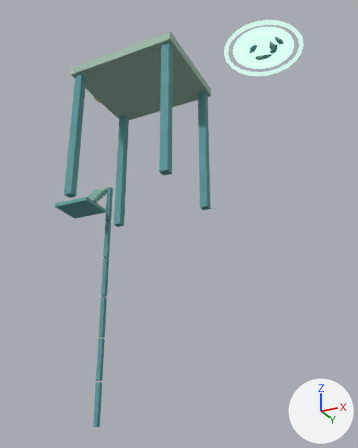
What one commit did to the glTF model godot/assets/models/zones/zone5_aqua_platform/zone5_aqua_platform.glb.
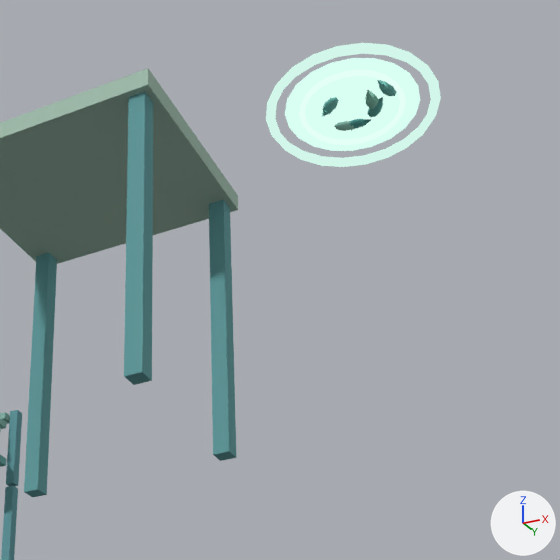
Old and new are each drawn whole from a 50 mm lens placed at (12.88, -23.15, -18.17), pointed at (1.08, 0.44, -7.55) and again close up on the part from 29% to 100% of the width and 0% to 57% of the height. Lighting does not change. The marker at lower right points along +X, +Y and +Z. The first two pictures are the older version. Where no turn or scale is listed for an object, it has been applied to the vertices. Vertices at exactly the same position are counted once.

Objects in the first close-up: 'zone5_aqua_platform'.
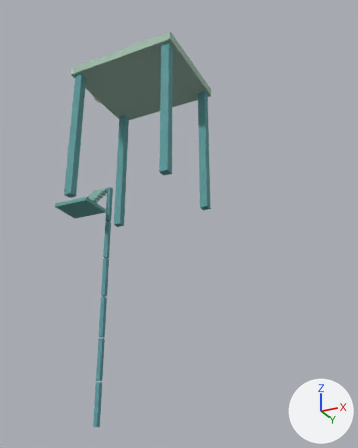
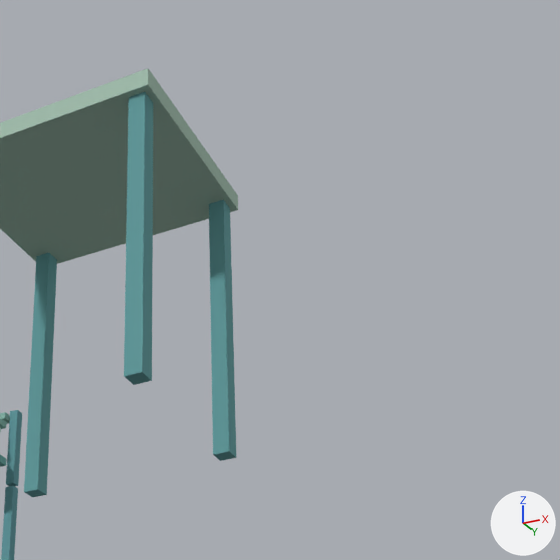
Pixel boxes (x1, y1, x2, y2) of what changed, in the close-ups (560 x 560 px):
'zone5_aqua_platform', reshaped: before (0, 43, 441, 560); after (0, 68, 238, 560)
part 1 of me_zone5_aqua_platform, deleted: before (285, 58, 420, 151)

Patch to the scene script:
```diff
--- a/godot/assets/models/zones/zone5_aqua_platform/zone5_aqua_platform.glb.py
+++ b/godot/assets/models/zones/zone5_aqua_platform/zone5_aqua_platform.glb.py
@@ me_zone5_aqua_platform @@
 # used by ob_zone5_aqua_platform; location = (0.0, 0.0, 0.0)
-me_zone5_aqua_platform.from_pydata(...)  # 1265 vertices, 2304 faces; spans x -9.4..9.4, y -4.9..4.9, z -18.4..2.8
+me_zone5_aqua_platform.from_pydata(...)  # 1246 vertices, 736 faces; spans x -9.4..9.4, y -4.9..4.9, z -18.4..2.8
+# me_zone5_aqua_platform part 1: 19 vertices removed from x 6.6..8.2, y -1.7..-0.7, z 1.1..1.2
 me_zone5_aqua_platform.materials.append(mat_zone5_aqua_platform_0)
-me_zone5_aqua_platform.materials.append(mat_zone5_aqua_platform_1)
 me_zone5_aqua_platform.materials.append(mat_zone5_aqua_platform_2)
```
